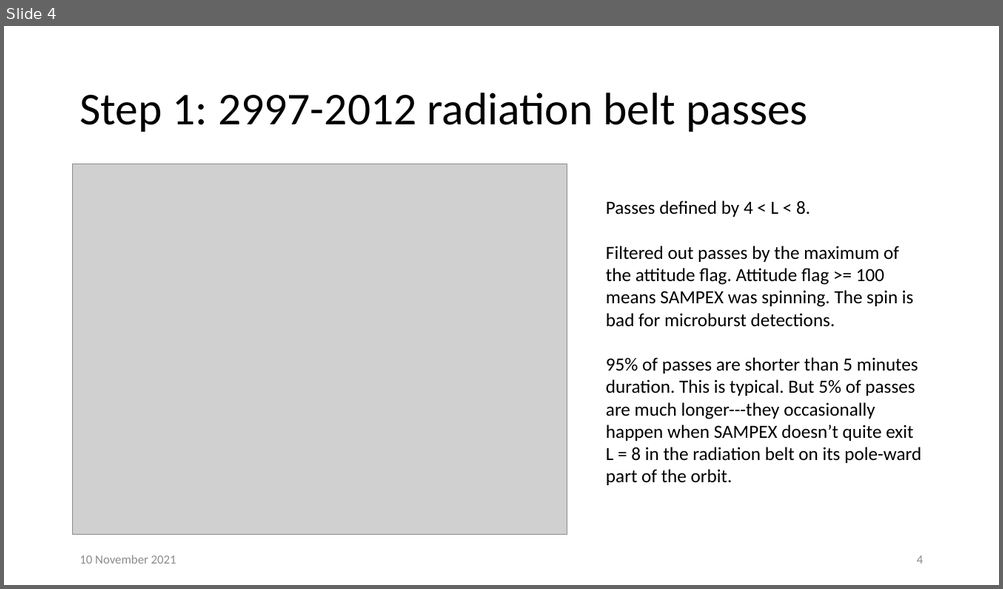
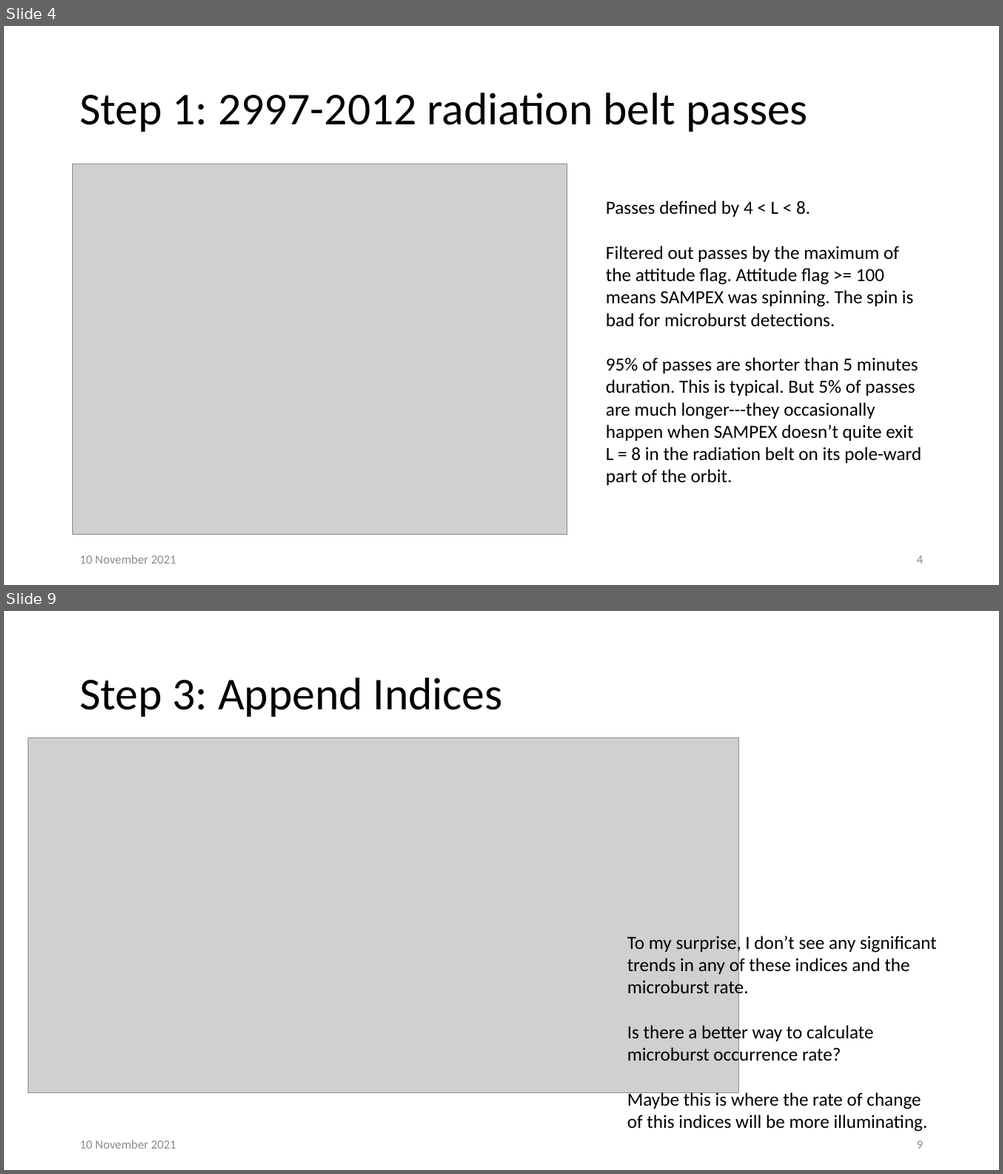
Before and after one commit to mshumko/sampex_microburst_indices, a slide deck: presentations/20211110_microbursts_vs_indices.pptx. Shown one above the other, each under a label of ours: slide 4 before the commit, slides 4 and 9 after it; the slides between them are not shown. The pictures are 1003x589 and 1003x1174 pixels, drawn with LibreOffice and Linux fonts; fonts in the diff are those of the drawing; grey boxes stand for pictures. Boxes give left, top, right and bottom in pixels: in the first picture for what was removed or moved away, otherwise in the second. Text is boxed around its words. In the diff, an @@ line names an element or a change of style, - is before the commit and + after.

Commit message:
Updated the presentation.

```diff
--- a/presentations/20211110_microbursts_vs_indices.pptx
+++ b/presentations/20211110_microbursts_vs_indices.pptx
@@ slide 9 added at (4, 611, 999, 1170), background #FFFFFF @@
@@ title added at (79, 678, 503, 717), 44 pt, text #000000 @@
+Step 3: Append Indices
@@ picture added at (28, 738, 739, 1093) @@
@@ text added at (627, 934, 936, 1132), 18 pt, text #000000 @@
+To my surprise, I don’t see any significant trends in any of these indices and the microburst rate.
+Is there a better way to calculate microburst occurrence rate?
+Maybe this is where the rate of change of this indices will be more illuminating.
@@ text added at (79, 1140, 176, 1149), 12 pt, text #8C8C8C @@
+10 November 2021
@@ page number added at (916, 1141, 922, 1149), 12 pt, text #8C8C8C @@
+9
```
Also in this commit, not shown: 4 slides changed, 1 other file.
